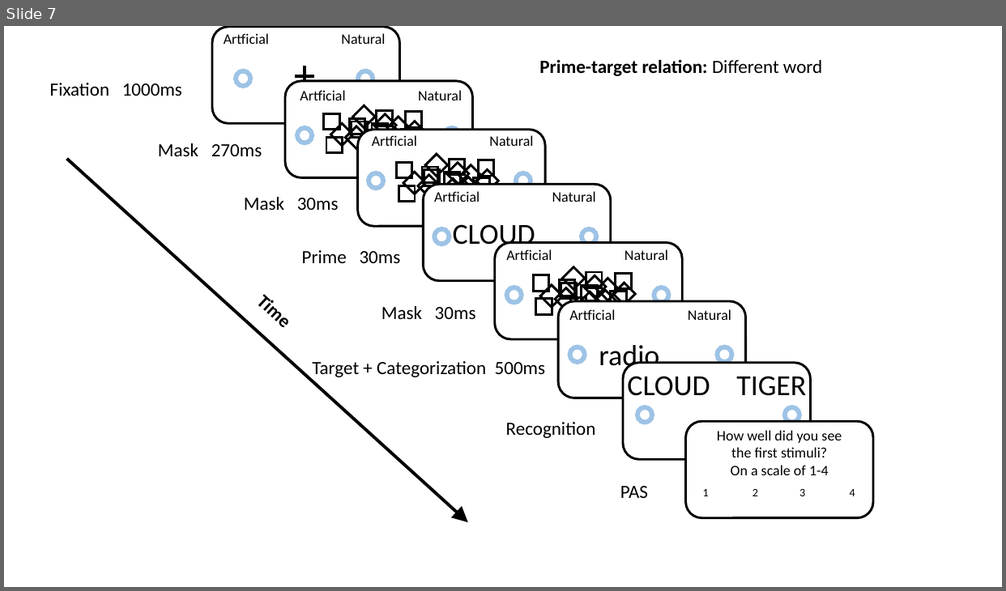
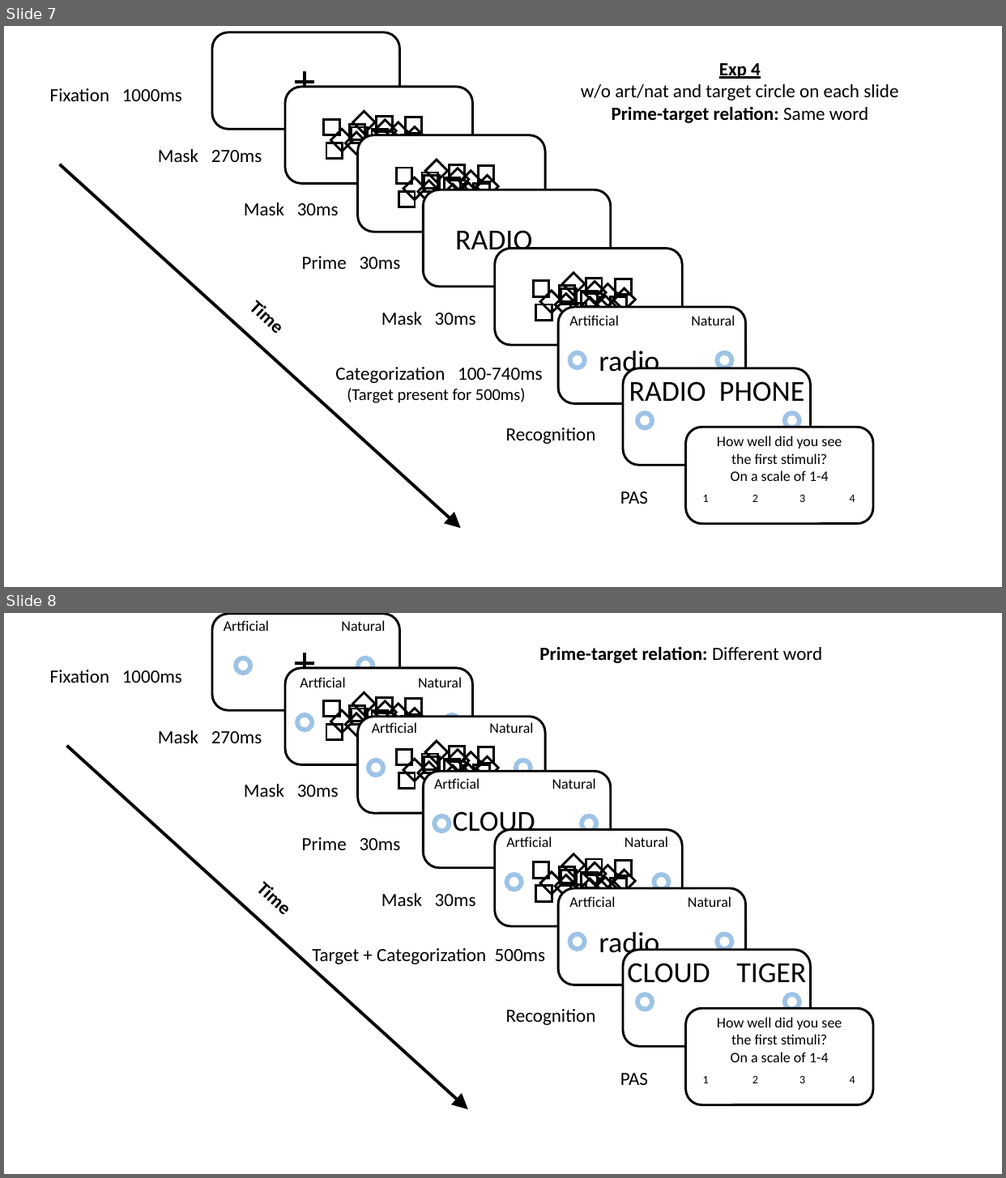
Before and after one commit to khenheller/subliminal_priming_w_motion_capture, a slide deck: presentation/design figure.pptx. Shown one above the other, each under a label of ours: slide 7 before the commit, slides 7 and 8 after it. The pictures are 1006x591 and 1006x1178 pixels, drawn with LibreOffice and Linux fonts; fonts in the diff are those of the drawing. Boxes give left, top, right and bottom in pixels: in the first picture for what was removed or moved away, otherwise in the second. Text is boxed around its words. In the diff, an @@ line names an element or a change of style, - is before the commit and + after.

```diff
--- a/presentation/design figure.pptx
+++ b/presentation/design figure.pptx
@@ slide 7 added at (4,26,1002,587), background #FFFFFF @@
@@ rounded rectangle added at (212,32,400,129), fill #FFFFFF, outline #000000 2.25 pt @@
@@ line added from (305, 71) to (305, 91), #000000 3 pt @@
@@ text added at (581,63,898,123), 18 pt, text #000000 @@
+Exp 4
+w/o art/nat and target circle on each slide
+Prime-target relation: Same word
@@ text added at (50,88,182,101), 18 pt, text #000000 @@
+Fixation 1000ms
@@ line added from (314, 82) to (295, 82), #000000 3 pt @@
@@ group added at (286,87,473,183): 16 rectangles, 1 rounded rectangle @@
@@ arrow added from (59, 165) to (461, 528), #000000 3 pt @@
@@ text added at (158,149,262,162), 18 pt, text #000000 @@
+Mask 270ms
@@ rounded rectangle added at (424,190,612,287), fill #FFFFFF, outline #000000 2.25 pt @@
@@ group added at (358,135,546,232): 17 rectangles, 1 rounded rectangle @@
@@ text added at (244,203,339,216), 18 pt, text #000000 @@
+Mask 30ms
@@ text added at (455,230,532,258), 28 pt, text #000000 @@
+RADIO
@@ text added at (302,256,401,269), 18 pt, text #000000 @@
+Prime 30ms
@@ text added at (232,288,353,404), 18 pt, text #000000, bold @@
+Time
@@ text added at (381,312,476,325), 18 pt, text #000000 @@
+Mask 30ms
@@ group added at (495,248,683,345): 17 rectangles, 1 rounded rectangle @@
@@ group added at (558,308,746,404): 2 texts, 2 ellipses, 1 rounded rectangle @@
+Artificial Natural
+radio
@@ text added at (335,367,543,403), 18 pt, text #000000 @@
+Categorization 100-740ms
+(Target present for 500ms)
@@ group added at (623,369,811,466): 2 ellipses, 1 rounded rectangle, 1 text @@
+RADIO PHONE
@@ text added at (506,428,596,444), 18 pt, text #000000 @@
+Recognition
@@ rounded rectangle added at (686,427,874,524), fill #FFFFFF, outline #000000 2.25 pt @@
@@ text added at (717,436,842,481), 14 pt, text #000000 @@
+How well did you see the first stimuli?
+On a scale of 1-4
@@ text added at (620,492,648,504), 18 pt, text #000000 @@
+PAS
@@ text added at (703,495,855,502), 11 pt, text #000000 @@
+1 2 3 4
@@ what was slide 7 is now slide 8 @@
```
Also in this commit, not shown: 3 slides changed, 10 other files.
